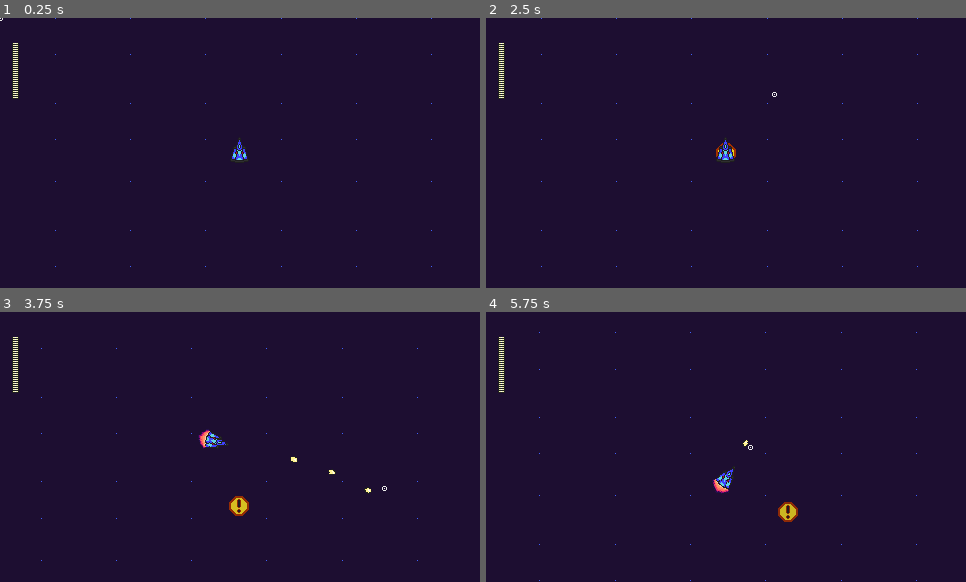
Above: before the commit, frames 1-4 (two rows, left to right).
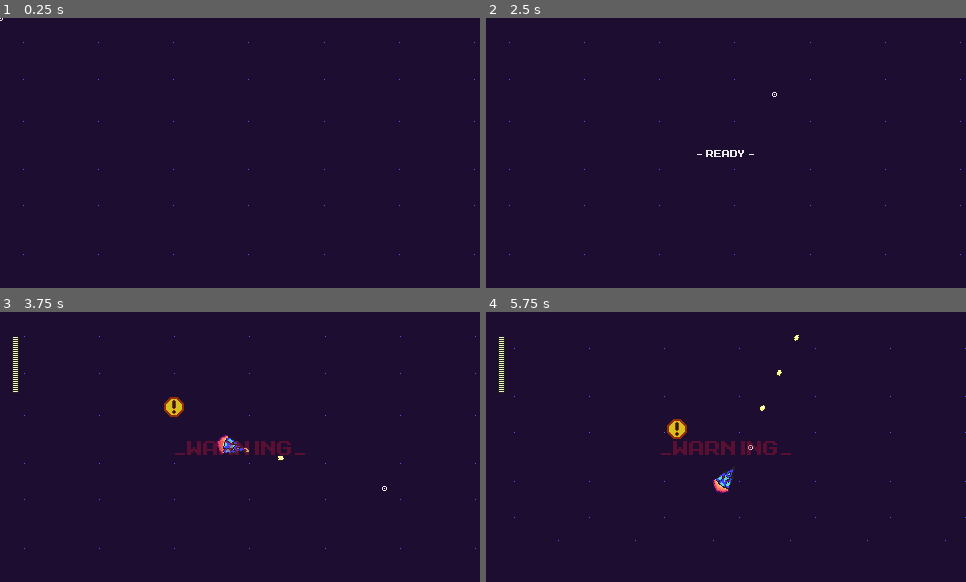
Above: after the commit, the same moments.

Repository: PKGaspi/Mega-Man-Space-2
Game: Godot game, scene res://scenes/space.tscn
Two runs of this game, one before a commit and one after it. Both use one fixed random seed, a clock stepped at 60 frames per second and the inputs below.
Inputs (mouse positions are in pixels of both pictures, inside the frame that each line leads up to):
- Up to frame 1 (0.25 s): no input
- Up to frame 2 (2.5 s): tap Enter at 0.5, 2 s; move the mouse to (831, 139) at 0.52 s; press the mouse at (831, 139) at 0.53 s; hold D (keyboard_move_right) 0.53-1.28 s; tap Space at 1.25 s; move the mouse to (630, 166) at 1.27 s; release the mouse at (630, 166) at 1.28 s; hold S (keyboard_move_down) 1.28-2.03 s; click (630, 166) at 1.35 s; move the mouse to (774, 93) at 2.02 s; press the mouse at (774, 93) at 2.03 s; hold D (keyboard_move_right) from 2.03 s (still down)
- Up to frame 3 (3.75 s): move the mouse to (216, 501) at 2.77 s; release D (keyboard_move_right) at 2.78 s; release the mouse at (216, 501) at 2.78 s; hold W (keyboard_move_up) 2.78-3.53 s; click (216, 501) at 2.85 s; move the mouse to (384, 487) at 3.52 s; press the mouse at (384, 487) at 3.53 s; hold A (keyboard_move_left) from 3.53 s (still down)
- Up to frame 4 (5.75 s): move the mouse to (582, 406) at 4.27 s; release the mouse at (582, 406) at 4.28 s; click (582, 406) at 4.35 s; move the mouse to (750, 447) at 5.02 s; release A (keyboard_move_left) at 5.03 s; press the mouse at (750, 447) at 5.03 s; hold S (keyboard_move_down) from 5.03 s (still down)

The runs differ from the first frame. In frame 1, 0.3% of the frame differs, in the area x 2-99%, y 0-93%; in frame 2, 0.4%; in frame 3, 1.5%, in the area x 5-100%, y 8-93%; in frame 4, 1.3%.

Commit message:
Added teleport animation. Minor changes.

Diff:
--- a/godot_proyect/scenes/enemies/asteroid.tscn
+++ b/godot_proyect/scenes/enemies/asteroid.tscn
@@ -15,7 +15,7 @@
 collision_mask = 7
 script = ExtResource( 1 )
 
-[node name="CollisionShape2D" type="CollisionShape2D" parent="."]
+[node name="CollisionBox" type="CollisionShape2D" parent="."]
 position = Vector2( -0.376133, 0.268669 )
 shape = SubResource( 1 )
 
--- a/godot_proyect/scenes/megaship.tscn
+++ b/godot_proyect/scenes/megaship.tscn
@@ -75,6 +75,7 @@
 shader_param/mask = ExtResource( 18 )
 
 [node name="Megaship" type="KinematicBody2D"]
+rotation = -1.5708
 z_index = 3
 collision_mask = 28
 script = ExtResource( 1 )
--- a/godot_proyect/scenes/space.tscn
+++ b/godot_proyect/scenes/space.tscn
@@ -5,7 +5,7 @@
 [ext_resource path="res://scripts/aimer.gd" type="Script" id=3]
 [ext_resource path="res://other/font.tres" type="DynamicFont" id=4]
 [ext_resource path="res://scripts/centre_text.gd" type="Script" id=5]
-[ext_resource path="res://scenes/megaship.tscn" type="PackedScene" id=6]
+[ext_resource path="res://scenes/teleport_animation.tscn" type="PackedScene" id=6]
 [ext_resource path="res://scripts/enemy_generator.gd" type="Script" id=7]
 [ext_resource path="res://scenes/enemies/asteroid.tscn" type="PackedScene" id=8]
 [ext_resource path="res://assets/sprites/gui/warning/warning_mask.png" type="Texture" id=9]
@@ -112,7 +112,9 @@
 [node name="GameLayer" type="Node2D" parent="."]
 pause_mode = 1
 
-[node name="Megaship" parent="GameLayer" instance=ExtResource( 6 )]
+[node name="TeleportAnimation" parent="GameLayer" instance=ExtResource( 6 )]
+position = Vector2( 240, -100 )
+destination = Vector2( 240, 135 )
 
 [node name="EnemyGenerator" type="Node2D" parent="GameLayer"]
 script = ExtResource( 7 )
@@ -120,9 +122,13 @@
 warning_masks = SubResource( 1 )
 warning_palettes = SubResource( 2 )
 
-[node name="SndHit" type="AudioStreamPlayer" parent="GameLayer/EnemyGenerator"]
+[node name="SndDeath" type="AudioStreamPlayer" parent="GameLayer/EnemyGenerator"]
 stream = ExtResource( 11 )
 volume_db = -15.0
+
+[node name="Camera2D" type="Camera2D" parent="GameLayer"]
+position = Vector2( 240, 135 )
+current = true
 
 [node name="ParallaxBackgroundLayer" type="ParallaxBackground" parent="."]
 pause_mode = 2
@@ -138,3 +144,4 @@
 grow_horizontal = 2
 grow_vertical = 2
 color = Color( 0.117647, 0.0588235, 0.196078, 1 )
+[connection signal="tree_exiting" from="GameLayer/TeleportAnimation" to="." method="_on_teleport_animation_tree_exiting"]
--- /dev/null
+++ b/godot_proyect/scenes/teleport_animation.tscn
@@ -0,0 +1,65 @@
+[gd_scene load_steps=25 format=2]
+
+[ext_resource path="res://other/palette_swap_material.tres" type="Material" id=1]
+[ext_resource path="res://assets/sprites/megaship/megaship_teleport_0.png" type="Texture" id=2]
+[ext_resource path="res://assets/sprites/megaship/megaship_teleport_1.png" type="Texture" id=3]
+[ext_resource path="res://assets/sprites/megaship/megaship_teleport_2.png" type="Texture" id=4]
+[ext_resource path="res://scripts/teleport_animation.gd" type="Script" id=5]
+[ext_resource path="res://assets/sprites/megaship/megaship_teleport_mask_0.png" type="Texture" id=6]
+[ext_resource path="res://assets/sprites/megaship/megaship_teleport_mask_1.png" type="Texture" id=7]
+[ext_resource path="res://assets/sprites/megaship/megaship_teleport_mask_2.png" type="Texture" id=8]
+[ext_resource path="res://assets/sprites/megaship/palettes/megaship_palette_0.png" type="Texture" id=9]
+[ext_resource path="res://assets/sprites/megaship/palettes/megaship_palette_1.png" type="Texture" id=10]
+[ext_resource path="res://assets/sprites/megaship/palettes/megaship_palette_2.png" type="Texture" id=11]
+[ext_resource path="res://assets/sprites/megaship/palettes/megaship_palette_3.png" type="Texture" id=12]
+[ext_resource path="res://assets/sprites/megaship/palettes/megaship_palette_4.png" type="Texture" id=13]
+[ext_resource path="res://assets/sprites/megaship/palettes/megaship_palette_5.png" type="Texture" id=14]
+[ext_resource path="res://assets/sprites/megaship/palettes/megaship_palette_6.png" type="Texture" id=15]
+[ext_resource path="res://assets/sprites/megaship/palettes/megaship_palette_7.png" type="Texture" id=16]
+[ext_resource path="res://assets/sprites/megaship/palettes/megaship_palette_8.png" type="Texture" id=17]
+[ext_resource path="res://assets/sprites/megaship/palettes/megaship_palette_9.png" type="Texture" id=18]
+[ext_resource path="res://assets/sprites/megaship/palettes/megaship_palette_10.png" type="Texture" id=19]
+[ext_resource path="res://assets/sprites/megaship/palettes/megaship_palette_11.png" type="Texture" id=20]
+[ext_resource path="res://assets/sprites/megaship/palettes/megaship_palette_12.png" type="Texture" id=21]
+
+[sub_resource type="SpriteFrames" id=2]
+animations = [ {
+"frames": [ ExtResource( 2 ), ExtResource( 3 ), ExtResource( 4 ), null ],
+"loop": false,
+"name": "landing",
+"speed": 60.0
+}, {
+"frames": [ ExtResource( 2 ) ],
+"loop": false,
+"name": "falling",
+"speed": 5.0
+} ]
+
+[sub_resource type="SpriteFrames" id=3]
+animations = [ {
+"frames": [ ExtResource( 6 ), ExtResource( 7 ), ExtResource( 8 ), null ],
+"loop": false,
+"name": "landing",
+"speed": 5.0
+}, {
+"frames": [ ExtResource( 6 ) ],
+"loop": false,
+"name": "falling",
+"speed": 5.0
+} ]
+
+[sub_resource type="SpriteFrames" id=1]
+animations = [ {
+"frames": [ ExtResource( 9 ), ExtResource( 10 ), ExtResource( 11 ), ExtResource( 12 ), ExtResource( 13 ), ExtResource( 14 ), ExtResource( 15 ), ExtResource( 16 ), ExtResource( 17 ), ExtResource( 18 ), ExtResource( 19 ), ExtResource( 20 ), ExtResource( 21 ) ],
+"loop": true,
+"name": "default",
+"speed": 5.0
+} ]
+
+[node name="TeleportAnimation" type="AnimatedSprite"]
+material = ExtResource( 1 )
+frames = SubResource( 2 )
+animation = "landing"
+script = ExtResource( 5 )
+masks = SubResource( 3 )
+palettes = SubResource( 1 )
--- a/godot_proyect/scenes/upgrade.tscn
+++ b/godot_proyect/scenes/upgrade.tscn
@@ -9,6 +9,7 @@
 [ext_resource path="res://assets/sprites/upgrades/upgrade_shine_5.png" type="Texture" id=7]
 [ext_resource path="res://assets/sprites/upgrades/upgrade_shine_6.png" type="Texture" id=8]
 [ext_resource path="res://assets/sprites/upgrades/upgrade_shell_0.png" type="Texture" id=9]
+[ext_resource path="res://assets/sfx/generic/hit.wav" type="AudioStream" id=10]
 
 [sub_resource type="CapsuleShape2D" id=1]
 radius = 7.78016
@@ -50,3 +51,6 @@
 [node name="SprShell" type="Sprite" parent="."]
 z_index = 3
 texture = ExtResource( 9 )
+
+[node name="SndHit" type="AudioStreamPlayer2D" parent="."]
+stream = ExtResource( 10 )
--- a/godot_proyect/scripts/autoload/global.gd
+++ b/godot_proyect/scripts/autoload/global.gd
@@ -52,7 +52,6 @@
 	var empty_image = Image.new()
 	var empty_texture = ImageTexture.new()
 	empty_image.create(size.x, size.y, false, Image.FORMAT_BPTC_RGBA)
-	empty_image.fill(Color(0, 0, 0, 0))
 	empty_texture.create_from_image(empty_image)
 	return empty_texture
 
--- a/godot_proyect/scripts/character.gd
+++ b/godot_proyect/scripts/character.gd
@@ -1,6 +1,7 @@
 extends KinematicBody2D
 
 onready var snd_hit = $SndHit # Node with the hit sound.
+onready var snd_death = $"../SndDeath"
 
 export(int) var hp_max = 28 # Max hp.
 var hp = hp_max # Hp.
@@ -72,6 +73,7 @@
 
 func die():
 	# Destroy myself by default.
+	snd_death.play()
 	queue_free()
 
 func disappear():
--- a/godot_proyect/scripts/enemy.gd
+++ b/godot_proyect/scripts/enemy.gd
@@ -4,7 +4,8 @@
 const UPGRADE_CHANCE = .2
 
 func _ready():
-	snd_hit = $"../SndHit" # The hit sound is played by the parent.
+	pass
+	#snd_hit = $"../SndHit" # The hit sound is played by the parent.
 
 func init(pos):
 	global_position = pos
--- a/godot_proyect/scripts/enemy_generator.gd
+++ b/godot_proyect/scripts/enemy_generator.gd
@@ -14,12 +14,15 @@
 
 # Zone where enemies spawn.
 const AREA_SIZE = Vector2(200, 200)
-const AREA_LIMITS = Rect2(Vector2(-400, -400), Vector2(800, 800))
+const AREA_LIMITS = Rect2(Vector2(-2000, -2000), Vector2(4000, 4000))
+var min_distance : float = AREA_LIMITS.size.length() / 4
+var max_distance : float = AREA_LIMITS.size.length() / 2
 var spawn_area : Rect2
 var width : float
 var height : float
 var centre : Vector2
 
+var horde : bool = false
 var total_enemies : int = 10
 var n_enemies : int = 0
 var max_enemies : int = 4
@@ -42,17 +45,20 @@
 	warning_material.set_shader_param("palette", warning_palettes.get_frame("default", 0))
 
 func _process(delta):
-	while n_enemies < min(max_enemies, total_enemies):
-		var x = random.randf_range(- width / 2, width / 2) + centre.x
-		var y = random.randf_range(- height / 2, height / 2) + centre.y
-		create_enemy(Vector2(x, y), random.randi_range(0, enemies_len - 1))
-	if total_enemies == 0:
-		new_random_horde()
+	if horde:
+		while n_enemies < min(max_enemies, total_enemies):
+			var x = random.randf_range(- width / 2, width / 2) + centre.x
+			var y = random.randf_range(- height / 2, height / 2) + centre.y
+			create_enemy(Vector2(x, y), random.randi_range(0, enemies_len - 1))
+		if total_enemies == 0:
+			horde = false
+			new_random_horde()
 
 		pass # Generate a new round or the boss.
 
 func new_horde(new_spawn, total_enemies, max_enemies):
 	# TODO: play new horde sound.
+	horde = true
 	if warning != null:
 		warning.queue_free()
 		visibility_notifier.queue_free()
@@ -65,10 +71,16 @@
 	create_warning(centre)
 
 func new_random_horde(area_limits = AREA_LIMITS, total_enemies_range = TOTAL_ENEMIES_RANDOM_RANGE, max_enemies_range = MAX_ENEMIES_RANDOM_RANGE):
-		var new_spawn = Rect2(Vector2(random.randf_range(area_limits.position.x, area_limits.end.x), random.randf_range(area_limits.position.y, area_limits.end.y)), AREA_SIZE)
-		var total_enemies = random.randi_range(total_enemies_range.x, total_enemies_range.y)
-		var max_enemies = random.randi_range(max_enemies_range.x, max_enemies_range.y)
-		new_horde(new_spawn, total_enemies, max_enemies)
+	var new_pos = Vector2(random.randf_range(area_limits.position.x, area_limits.end.x), random.randf_range(area_limits.position.y, area_limits.end.y))
+	var distance = spawn_area.position.distance_to(new_pos)
+	while !(distance > min_distance and distance < max_distance):
+		# Keep looking for a new location until it is in between max and min distance.
+		new_pos = Vector2(random.randf_range(area_limits.position.x, area_limits.end.x), random.randf_range(area_limits.position.y, area_limits.end.y))
+		distance = spawn_area.position.distance_to(new_pos)
+	var new_spawn = Rect2(new_pos, AREA_SIZE)
+	var total_enemies = random.randi_range(total_enemies_range.x, total_enemies_range.y)
+	var max_enemies = random.randi_range(max_enemies_range.x, max_enemies_range.y)
+	new_horde(new_spawn, total_enemies, max_enemies)
 
 
 #########################
--- a/godot_proyect/scripts/level.gd
+++ b/godot_proyect/scripts/level.gd
@@ -1,9 +1,9 @@
 extends Node
 
 func _enter_tree() -> void:
+	# TODO: Play level music.
 	global.pause = true
-	$GUILayer/CenterContainer/CenterText.set_animation("ready", 2.5, self, "_on_animation_finished")
-	pass
+	$GUILayer/CenterContainer/CenterText.set_animation("ready", 3, self, "_on_animation_finished")
 
 func _process(delta : float) -> void:
 	# Set pause
@@ -12,5 +12,8 @@
 
 func _on_animation_finished(animation):
 	if animation == "ready":
-		$GameLayer/EnemyGenerator.new_random_horde()
 		global.pause = false
+		$GameLayer/Camera2D.current = false
+
+func _on_teleport_animation_tree_exiting() -> void:
+	$GameLayer/EnemyGenerator.new_random_horde()
--- a/godot_proyect/scripts/megaship.gd
+++ b/godot_proyect/scripts/megaship.gd
@@ -107,8 +107,6 @@
 func _ready():
 	global.MEGASHIP = self # Set global reference.
 
-	rotation = Vector2(0,-1).angle()
-
 	# Init HP bar.
 	hp_bar = PROGRESS_BAR.instance()
 	hp_bar.init(BAR_CELL_SIZE, HP_BAR_POS, hp_max)
--- /dev/null
+++ b/godot_proyect/scripts/teleport_animation.gd
@@ -0,0 +1,41 @@
+extends AnimatedSprite
+
+const MEGASHIP = preload("res://scenes/megaship.tscn")
+const TELEPORT_SPEED = 400 # In pixels per second.
+
+export(SpriteFrames) var masks = null
+export(SpriteFrames) var palettes = null
+
+var palette : int = 0
+
+export(Vector2) var destination = Vector2()
+
+var dir : Vector2
+
+func _ready() -> void:
+	global.MEGASHIP = self
+	play("falling")
+	material.set_shader_param("mask", masks.get_frame(animation, frame))
+	material.set_shader_param("palette", palettes.get_frame("default", palette))
+	dir = global_position.direction_to(destination)
+	pass
+
+func _physics_process(delta: float) -> void:
+	var movement = dir * TELEPORT_SPEED * delta
+	var distance_total = global_position.distance_to(destination)
+	var distance_to_move = global_position.distance_to(global_position + movement)
+	if distance_to_move < distance_total:
+		global_position += movement
+	else:
+		global_position = destination
+		play("landing")
+
+func _process(delta: float) -> void:
+	material.set_shader_param("mask", masks.get_frame(animation, frame))
+	if animation == "landing" and frame == 3:
+		# Destroy and generate the ship.
+		var ship = MEGASHIP.instance()
+		ship.global_position = destination
+		get_parent().add_child(ship)
+		queue_free()
+	pass
--- a/godot_proyect/scripts/upgrade.gd
+++ b/godot_proyect/scripts/upgrade.gd
@@ -54,8 +54,6 @@
 
 func _ready():
 	random = global.init_random()
-
-	snd_hit = $"../SndHit" # The hit sound is played by the parent.
 
 	# Set upgrade type.
 	var index = random.randi_range(0, ENUM_LENGTH - 1)
Binary file added: godot_proyect/assets/sprites/megaship/megaship_teleport_0.png
Not shown, added: godot_proyect/assets/sprites/megaship/megaship_teleport_0.png.import
Binary file added: godot_proyect/assets/sprites/megaship/megaship_teleport_1.png
Not shown, added: godot_proyect/assets/sprites/megaship/megaship_teleport_1.png.import
Binary file added: godot_proyect/assets/sprites/megaship/megaship_teleport_2.png
Not shown, added: godot_proyect/assets/sprites/megaship/megaship_teleport_2.png.import
Binary file added: godot_proyect/assets/sprites/megaship/megaship_teleport_mask_0.png
Not shown, added: godot_proyect/assets/sprites/megaship/megaship_teleport_mask_0.png.import
Binary file added: godot_proyect/assets/sprites/megaship/megaship_teleport_mask_1.png
Not shown, added: godot_proyect/assets/sprites/megaship/megaship_teleport_mask_1.png.import
Binary file added: godot_proyect/assets/sprites/megaship/megaship_teleport_mask_2.png
Not shown, added: godot_proyect/assets/sprites/megaship/megaship_teleport_mask_2.png.import
(and 3 more such lines)
